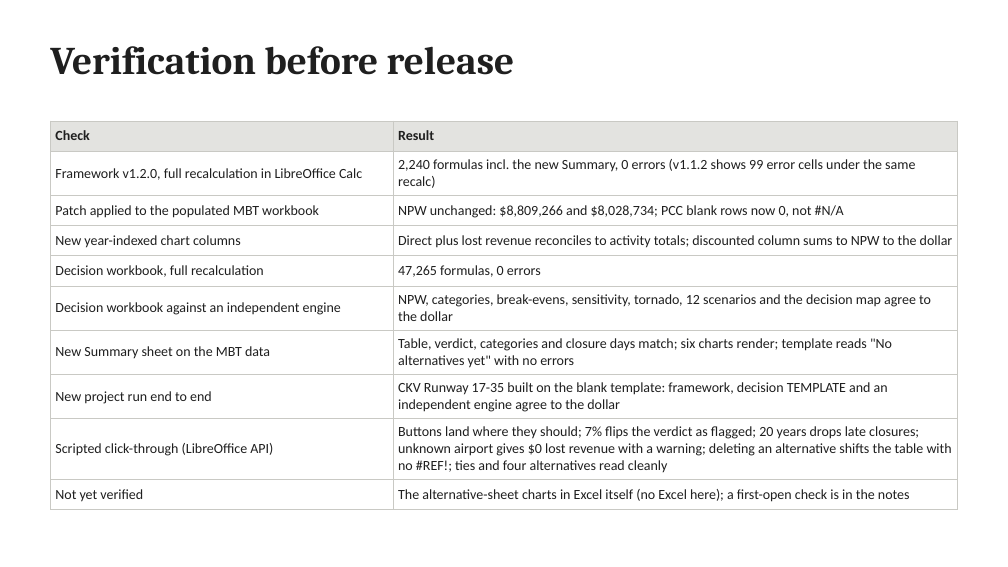
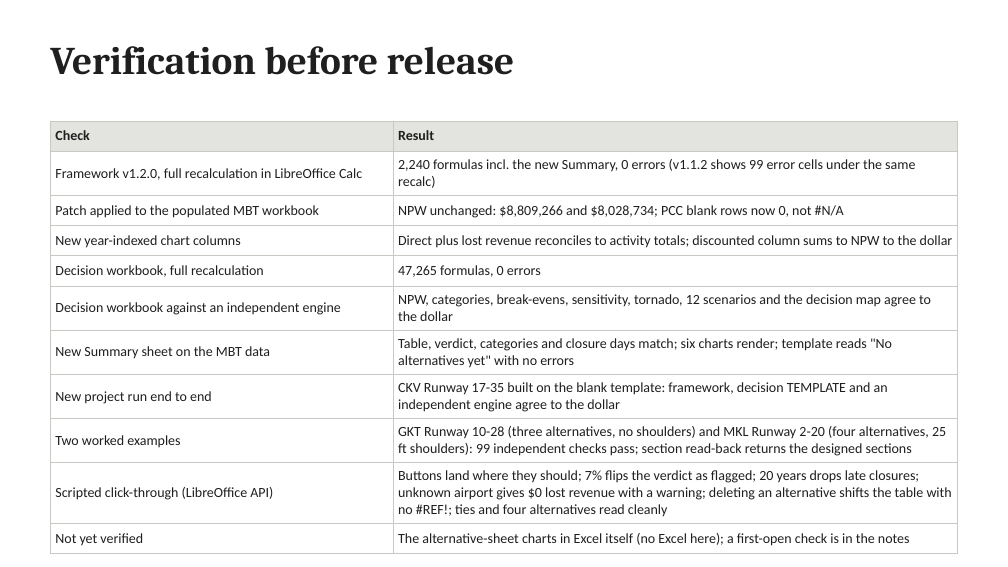
Before and after one commit to JosephD130/lcca-dashboard, a slide deck: slide 19 of tdot-lcca/TDOT_LCCA_Review_and_v1.2.0_Update.pptx. Drawn at 1008x567 pixels with LibreOffice and Linux fonts; fonts in the diff are those of the drawing. Boxes give left, top, right and bottom in pixels: in the first picture for what was removed or moved away, otherwise in the second. Text is boxed around its words. In the diff, an @@ line names an element or a change of style, - is before the commit and + after.

```diff
--- a/tdot-lcca/TDOT_LCCA_Review_and_v1.2.0_Update.pptx
+++ b/tdot-lcca/TDOT_LCCA_Review_and_v1.2.0_Update.pptx
@@ table at bbox=[50, 121, 958, 550] @@
+row 9: Two worked examples | GKT Runway 10-28 (three alternatives, no shoulders) and MKL Runway 2-20 (four alternatives, 25 ft shoulders): 99 independent checks pass; section read-back returns the designed sections
```
Also in this commit, not shown: 1 other slide changed, 13 other files.
